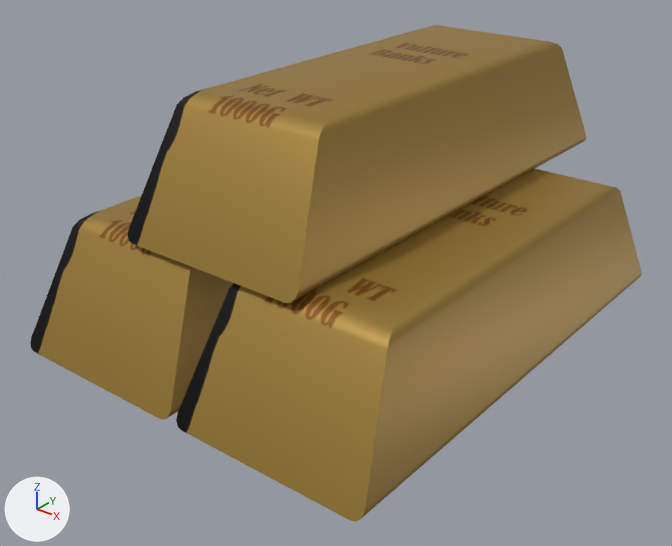
A saved change to the FBX model Assets/Artists/Nien/FBX/Treasure2.fbx.
Both versions are drawn from a 50 mm lens placed at (1.03, -1.348, 0.904), pointed at (-0.004, -0.055, 0.103). The axes (+X, +Y, +Z) are drawn at lower left. The lights are the same throughout. Where no turn or scale is listed for an object, it has been applied to the vertices.

Script lines for the objects in view, before the commit:
```python
me_cube = bpy.data.meshes.new('Cube')
me_cube.from_pydata(...)  # 32 vertices, 30 faces; spans x -0.194..0.194, y -0.511..0.507, z -0.124..0.124
me_cube.materials.append(mat_treasures2n3)  # picture img_treasure2n3_png
me_cube_005 = bpy.data.meshes.new('Cube.005')
me_cube_005.from_pydata(...)  # 32 vertices, 30 faces; spans x -0.194..0.194, y -0.511..0.507, z -0.124..0.124
me_cube_005.materials.append(mat_treasures2n3)  # picture img_treasure2n3_png
me_cube_007 = bpy.data.meshes.new('Cube.007')
me_cube_007.from_pydata(...)  # 32 vertices, 30 faces; spans x -0.194..0.194, y -0.511..0.507, z -0.124..0.124
me_cube_007.materials.append(mat_treasures2n3)  # picture img_treasure2n3_png
ob_goldbar = bpy.data.objects.new('GoldBar', me_cube)
ob_goldbar.location = (0.213, -0.003, 0.124)
ob_goldbar_001 = bpy.data.objects.new('GoldBar.001', me_cube_005)
ob_goldbar_001.location = (-0.192, -0.003, 0.124)
ob_goldbar_002 = bpy.data.objects.new('GoldBar.002', me_cube_007)
ob_goldbar_002.location = (0.005, 0.099, 0.368)
```
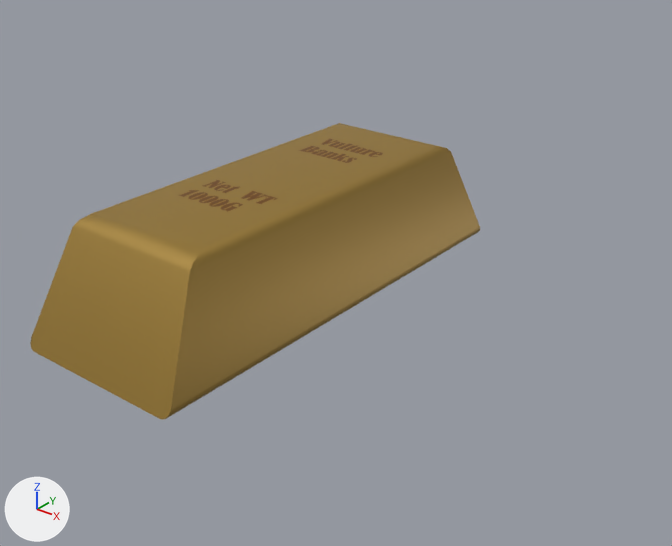
The newer file is also turned or shifted as a whole; pictures and numbers use the older file's frame.

What the commit changed:
me_cube_005 has 32 vertices, 30 faces and spans x -0.194..0.194, y -0.511..0.507, z -0.124..0.124.
me_cube_005 is used by ob_goldbar_001; location (-0.192, -0.003, 0.124).
me_cube_005 part 1: texture (UV) coordinates of 28 of 30 faces, centred in x -0.194..0.194, y -0.51..0.499, z -0.124..0.124, changed; they spanned u 0.26..0.98, v 0.01..0.4 and now span u 0.09..0.98, v 0.01..0.4.
Object 'GoldBar' (ob_goldbar) is deleted.
Object 'GoldBar.002' (ob_goldbar_002) is deleted.

What differs and where, as boxes [x1, y1, x2, y2] in the pictures (672 x 546 px):
'GoldBar', deleted (brown): before [176, 169, 642, 522]
'GoldBar.002', deleted (brown): before [128, 25, 586, 303]
part 1 of me_cube_005, surface changed: before [30, 195, 233, 419]; after [30, 123, 480, 419]
